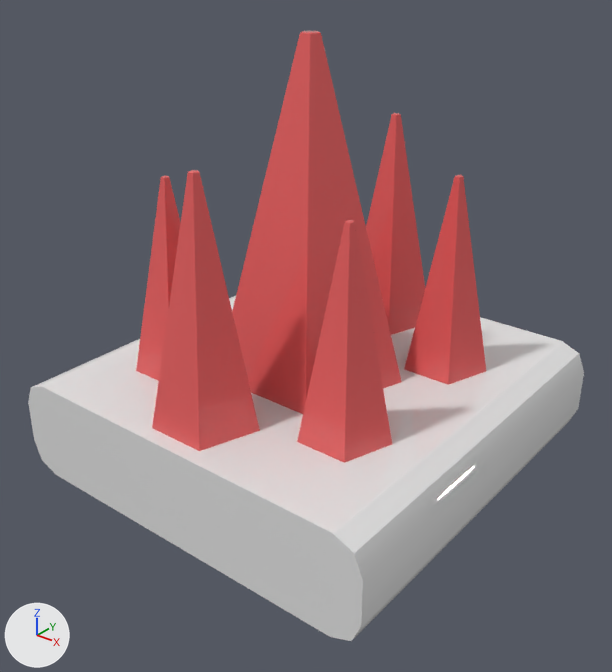
The FBX model Assets/GA/Props/Bunker Biome Assets/SM_Pic_01.fbx, before and after one commit.
Rendered twice from a 50 mm lens placed at (0.577, -0.741, 0.617), pointed at (0.014, -0.037, 0.18). Arrows for +X, +Y and +Z are at lower left; the lights stay in place. Where no turn or scale is listed for an object, it has been applied to the vertices.

Before the edit, the objects in view are built like this:
```python
me_mesh = bpy.data.meshes.new('Mesh')
me_mesh.from_pydata(...)  # 453 vertices, 409 faces; spans x -0.25..0.25, y -0.25..0.25, z 0.0..0.517
# faces by material slot: [315, 94]
me_mesh.materials.append(mat_t_pic_02)  # red #e76060
me_mesh.materials.append(mat_t_pic)  # white #e7e7e7
ob_sm_pic_01 = bpy.data.objects.new('SM_Pic_01', me_mesh)
ob_sm_pic_01.location = (0.0, 0.0, 0.0)
```
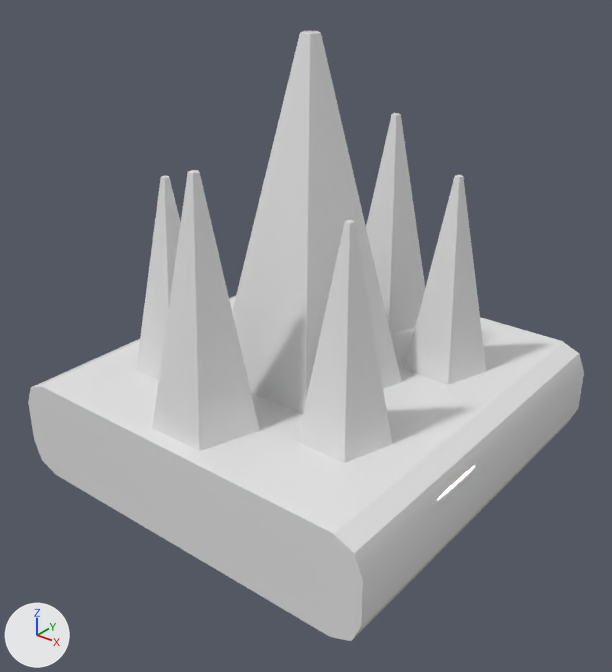
Pixel boxes [x1, y1, x2, y2] of what changed, in the pictures (612 x 672 px):
part 1 of me_mesh, recoloured (red to white): [136, 31, 486, 463] in both

The change, as a list of edits to the scene's bpy script:
```text
Change me_mesh:
    where me_mesh.from_pydata(...)  # 453 vertices, 409 faces; spans x -0.25..0.25, y -0.25..0.25, z 0.0..0.517
    used by ob_sm_pic_01; location = (0.0, 0.0, 0.0)
    me_mesh part 1: all 315 faces that had it switch from mat_t_pic_02 (red #e76060) to mat_t_pic (white #e7e7e7)
```
